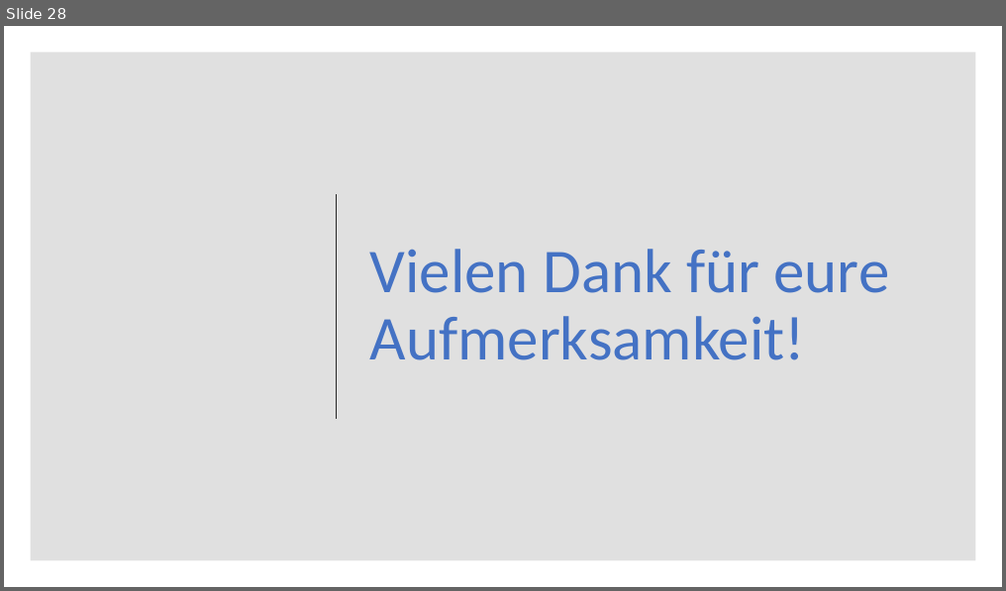
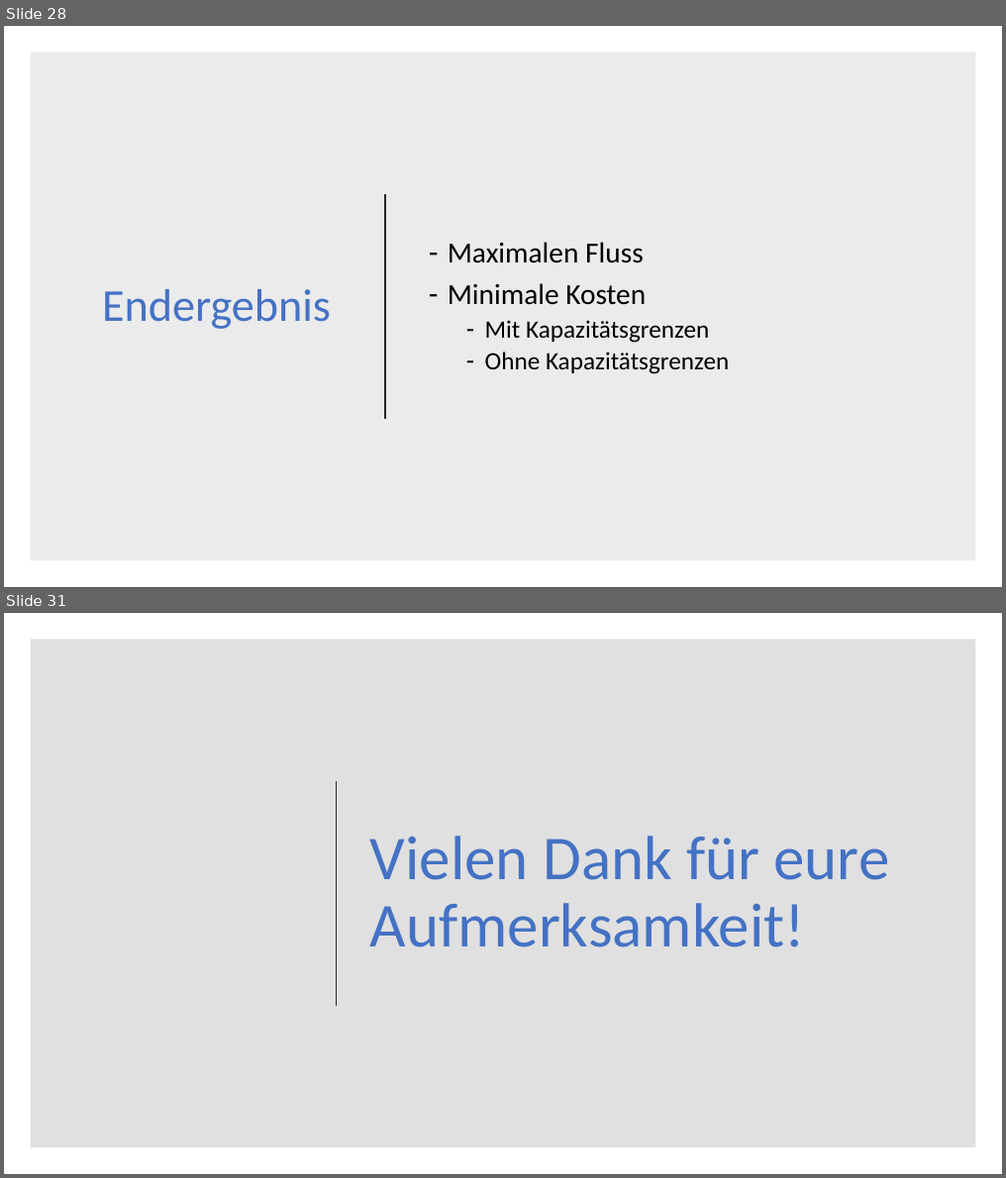
Before and after one commit to DerAlexx/Angewandte-Mathematik, a slide deck: Praktikum_6/Abgabe 6.pptx. Shown one above the other, each under a label of ours: slide 28 before the commit, slides 28 and 31 after it; the slides between them are not shown. The pictures are 1006x591 and 1006x1178 pixels, drawn with LibreOffice and Linux fonts; fonts in the diff are those of the drawing. Boxes give left, top, right and bottom in pixels: in the first picture for what was removed or moved away, otherwise in the second. Text is boxed around its words. In the diff, an @@ line names an element or a change of style, - is before the commit and + after.

```diff
--- a/Praktikum_6/Abgabe 6.pptx
+++ b/Praktikum_6/Abgabe 6.pptx
@@ slide 28 added at (x1=4, y1=26, x2=1002, y2=587), background #FFFFFF @@
@@ rectangle added at (x1=30, y1=52, x2=976, y2=562), fill #000000 at 8% opacity @@
@@ line added from (385, 194) to (385, 419), #262626 1.5 pt @@
@@ text added at (x1=448, y1=242, x2=729, y2=374), 24 pt, text #000000 @@
+– Maximalen Fluss
+– Minimale Kosten
+  – Mit Kapazitätsgrenzen
+  – Ohne Kapazitätsgrenzen
@@ title added at (x1=102, y1=289, x2=331, y2=329), 44 pt, text #4472C4 @@
+Endergebnis
@@ what was slide 28 is now slide 31 @@
```
Also in this commit, not shown: 6 slides changed, 3 other slides added, 1 slide removed.
